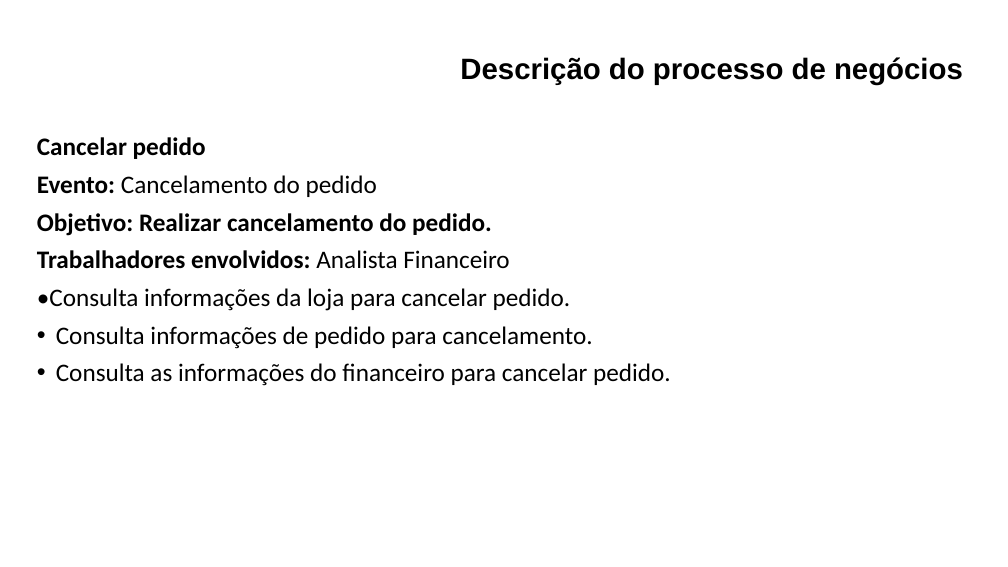
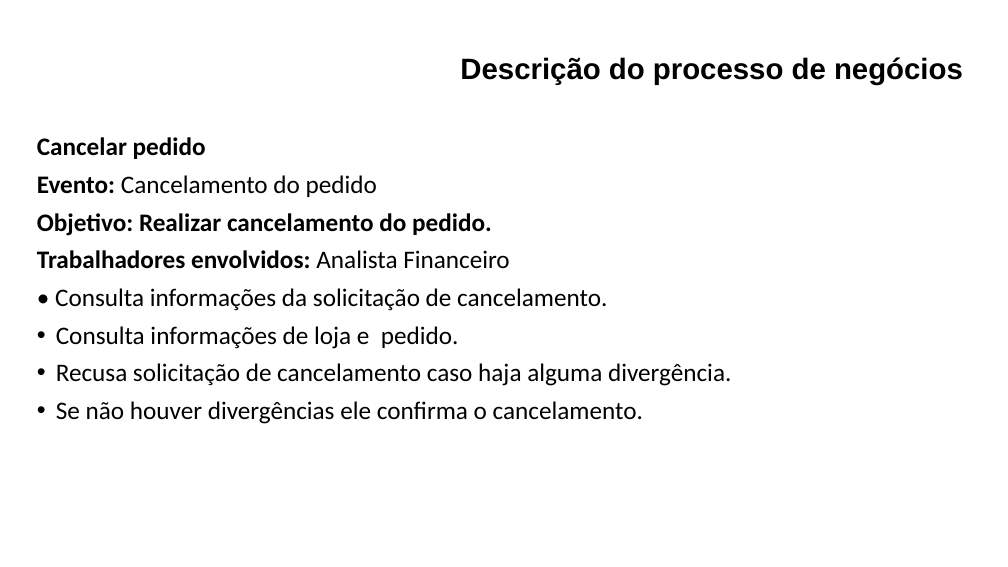
Before and after one commit to maapsystem/MaapSystem, a slide deck: slide 16 of artefatos/18 - Descrição de processos de Negócios.pptx (slide 17 before the commit). Drawn at 1008x567 pixels with LibreOffice and Linux fonts; fonts in the diff are those of the drawing. Boxes give left, top, right and bottom in pixels: in the first picture for what was removed or moved away, otherwise in the second. Text is boxed around its words. In the diff, an @@ line names an element or a change of style, - is before the commit and + after.

```diff
--- a/artefatos/18 - Descrição de processos de Negócios.pptx
+++ b/artefatos/18 - Descrição de processos de Negócios.pptx
@@ text at bbox=[55, 288, 731, 424]: text changed @@
-•Consulta informações da loja para cancelar pedido.
-• Consulta informações de pedido para cancelamento.
-• Consulta as informações do financeiro para cancelar pedido.
+• Consulta informações da solicitação de cancelamento.
+• Consulta informações de loja e pedido.
+• Recusa solicitação de cancelamento caso haja alguma divergência.
+• Se não houver divergências ele confirma o cancelamento.
```
Also in this commit, not shown: 2 other slides changed, 2 other files.
